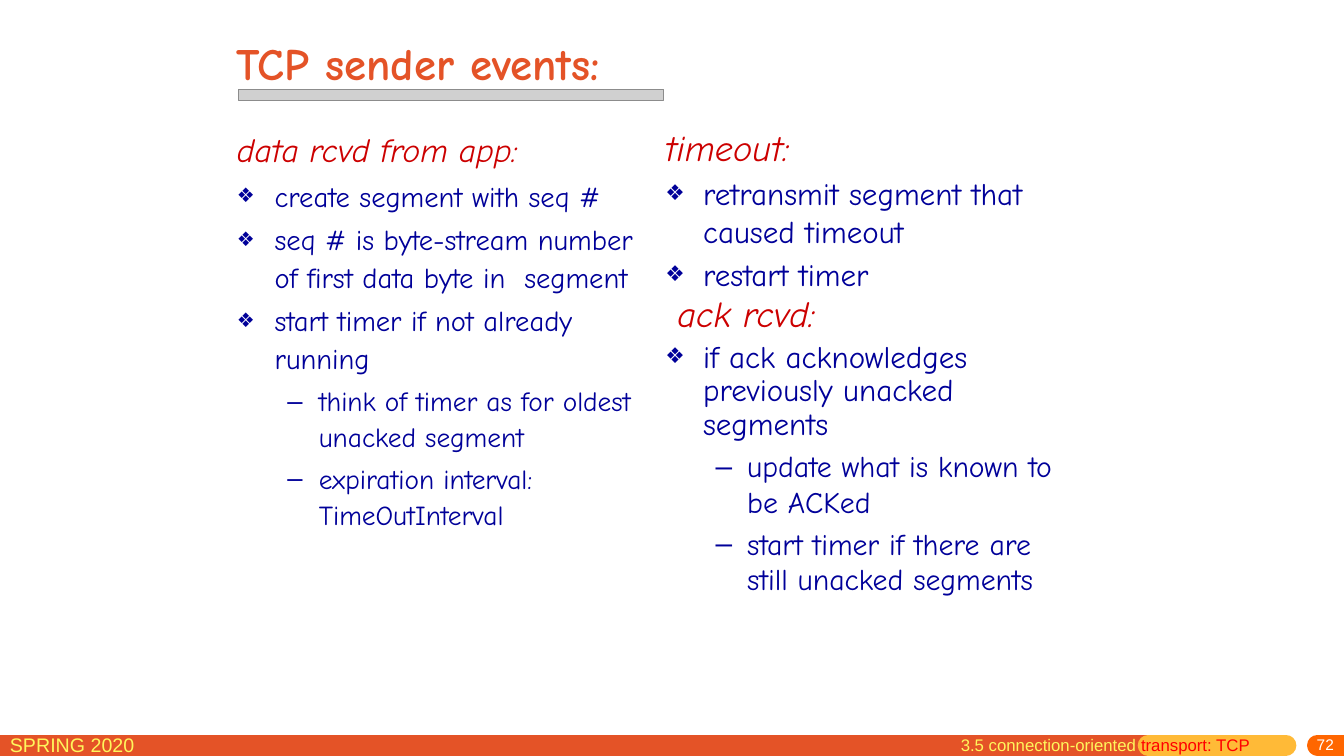
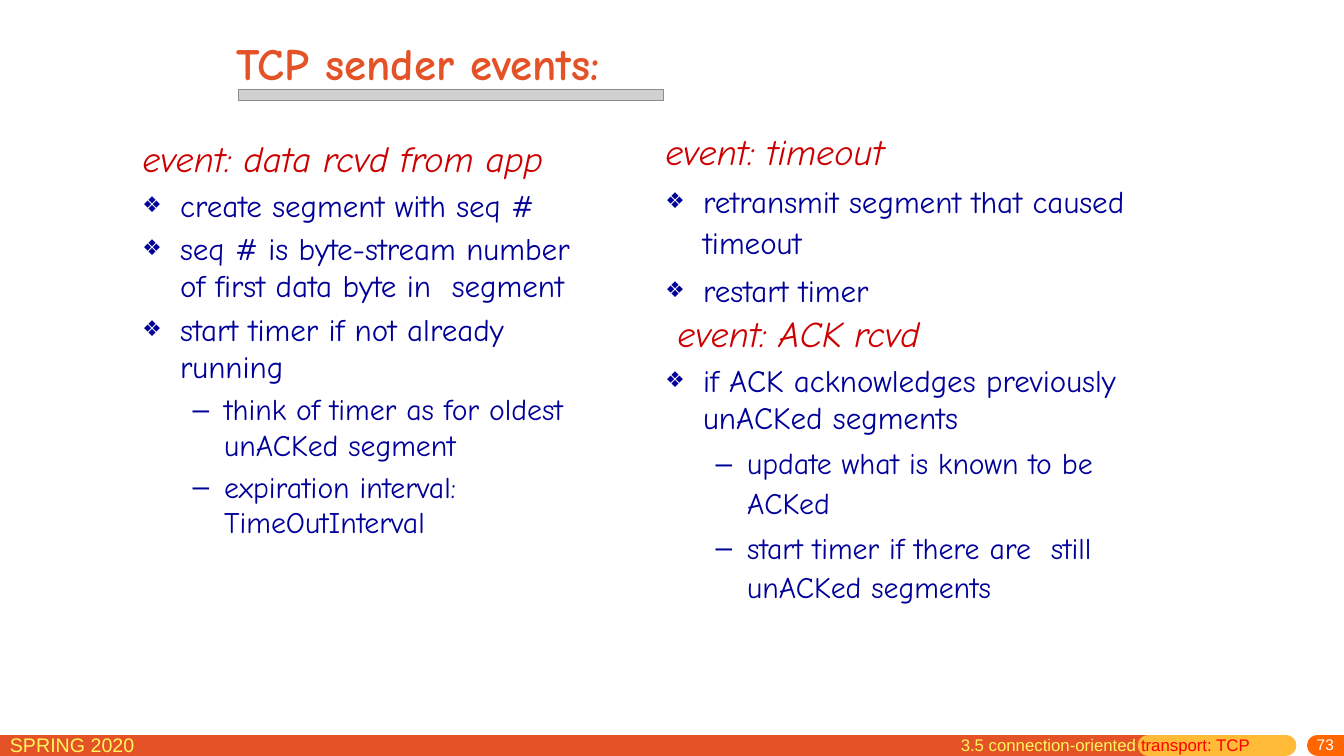
Before and after one commit to network-distributed/presentations, a slide deck: slide 73 of chapter3.pptx (slide 72 before the commit). Drawn at 1344x756 pixels with LibreOffice and Linux fonts; fonts in the diff are those of the drawing; grey boxes stand for pictures. Boxes give left, top, right and bottom in pixels: in the first picture for what was removed or moved away, otherwise in the second. Text is boxed around its words. In the diff, an @@ line names an element or a change of style, - is before the commit and + after.

Commit message:
translating the first part of chapter III into Chinese

```diff
--- a/chapter3.pptx
+++ b/chapter3.pptx
@@ text "event: data rcvd from app": place and size @@
-text "event: data rcvd from app" at (237,139,633,526)
+text "event: data rcvd from app" at (142,147,569,534)
@@ text at (142,147,543,179): text changed; size 23.8 to 25.9 pt @@
-data rcvd from app:
+event: data rcvd from app
@@ text at (665,140,885,166): text changed @@
-timeout:
+event: timeout
@@ text at (180,196,569,534): size 20.4 to 22.2 pt in "create segment with seq #", "seq # is byte-stream number of first ...", "start timer if not already running"; size 19.6 to 21.3 pt in "expiration interval: TimeOutInterval"; line spacing 1.1 to 1 @@
@@ text at (703,191,1125,514): line spacing 1 to 1.1 @@
@@ text at (677,322,1116,435): text changed @@
-ack rcvd:
-❖ if ack acknowledges previously unacked segments
+event: ACK rcvd
+❖ if ACK acknowledges previously unACKed segments
@@ text at (224,399,563,462): text changed; size 19.6 to 21.3 pt @@
-  – think of timer as for oldest unacked segment
+  – think of timer as for oldest unACKed segment
@@ text at (747,538,1092,604): text changed @@
-  – start timer if there are still unacked segments
+  – start timer if there are still unACKed segments
@@ page number at (1317,739,1334,750): text changed @@
-72
+73
```
Also in this commit, not shown: 58 other slides changed, 9 slides added, 2 other files.
